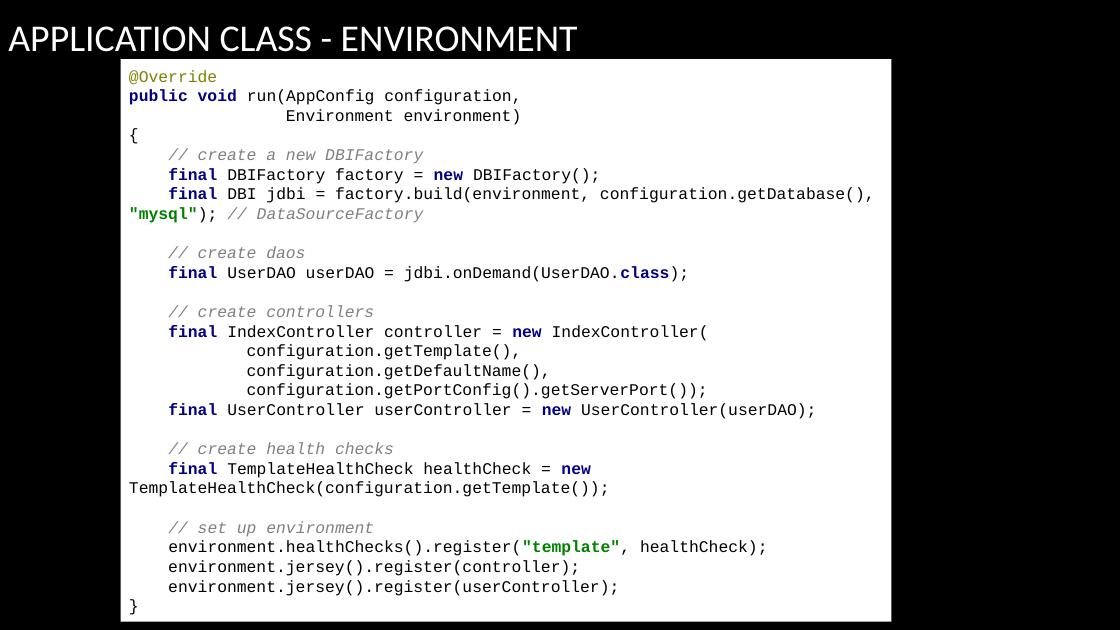
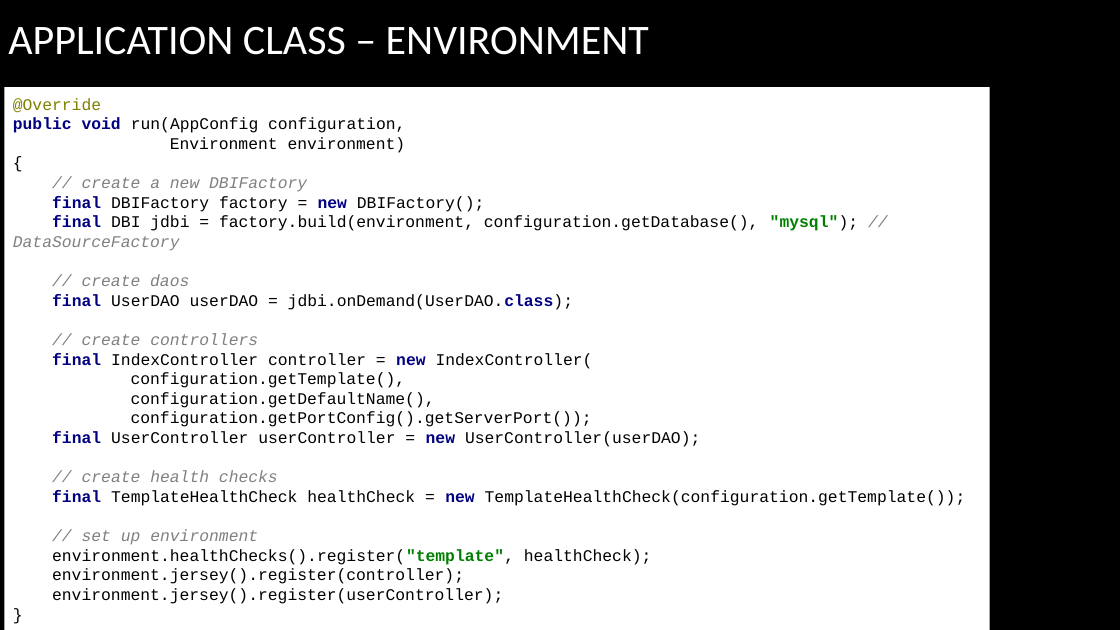
Before and after one commit to arenat/wiza_1, a slide deck: slide 15 of wiza.pptx. Drawn at 1120x630 pixels with LibreOffice and Linux fonts; fonts in the diff are those of the drawing; background and template pictures are left out. Boxes give left, top, right and bottom in pixels: in the first picture for what was removed or moved away, otherwise in the second. Text is boxed around its words. In the diff, an @@ line names an element or a change of style, - is before the commit and + after.

```diff
--- a/wiza.pptx
+++ b/wiza.pptx
@@ title at [8,26,649,55]: text changed; size 32.4 to 36 pt @@
-APPLICATION CLASS - ENVIRONMENT
+APPLICATION CLASS – ENVIRONMENT
@@ rectangle "@Override public void run(AppConfig configuration, ...": place and size @@
-rectangle "@Override public void run(AppConfig configuration, ..." at [121,59,892,622]
+rectangle "@Override public void run(AppConfig configuration, ..." at [4,87,990,630]
```
Also in this commit, not shown: 3 other slides changed, 7 slides added, 1 other file.
